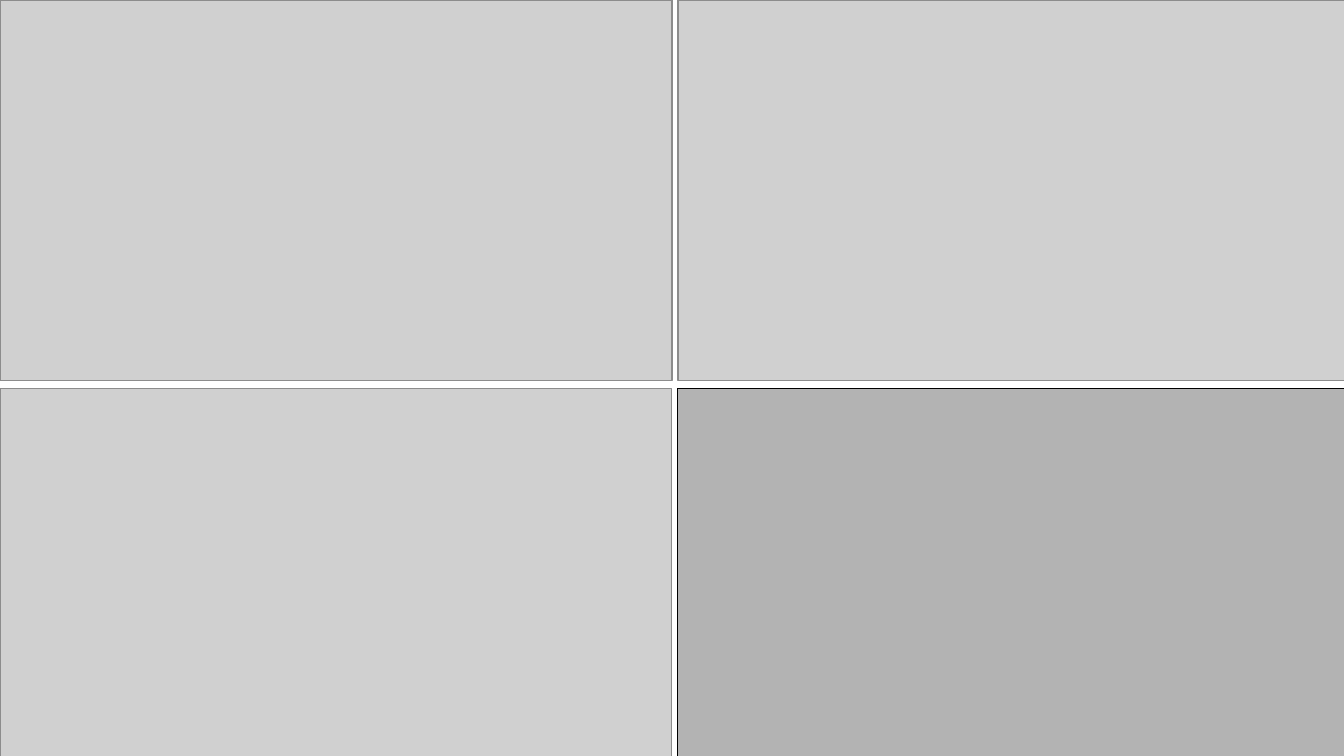
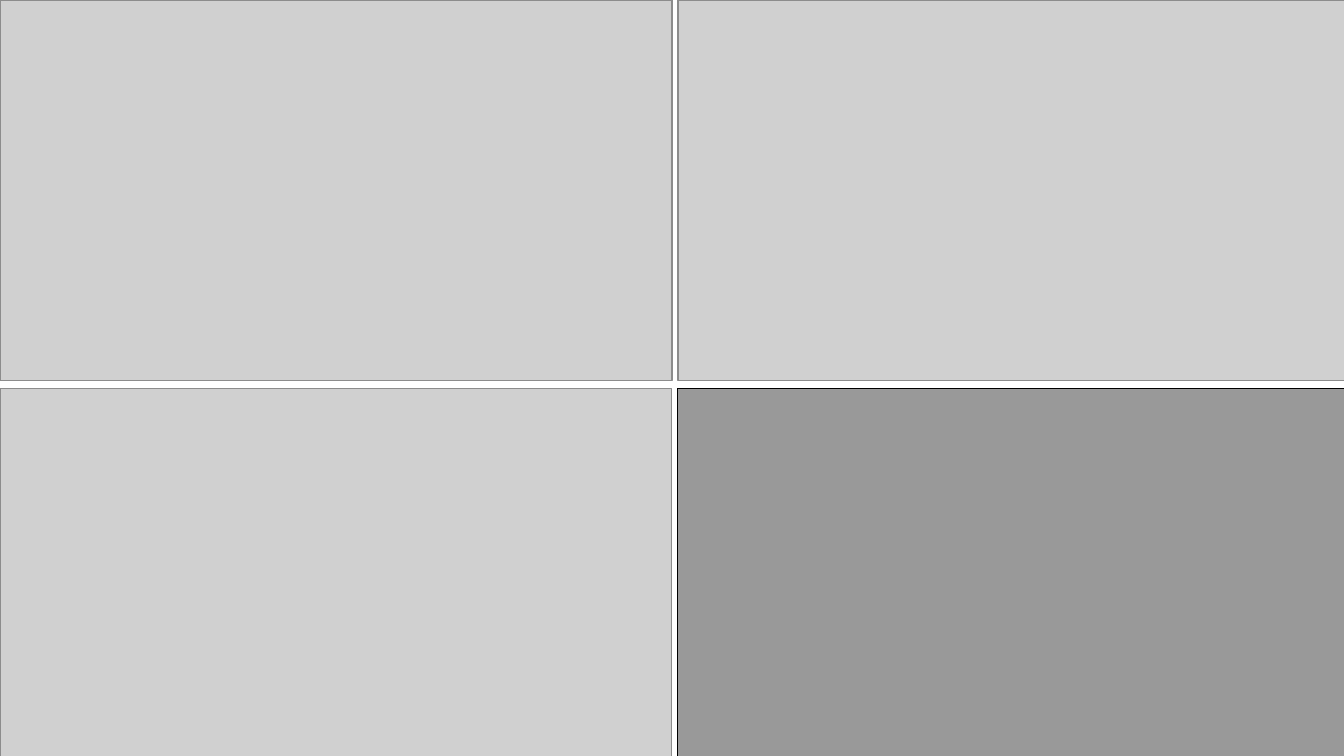
Before and after one commit to bryanesmith/panc-lightning-talk, a slide deck: slide 8 of pancreapedia-mlib-lightning.2012-07.odp. Drawn at 1344x756 pixels with LibreOffice and Linux fonts; fonts in the diff are those of the drawing; grey boxes stand for pictures; background and template pictures are left out. Boxes give left, top, right and bottom in pixels: in the first picture for what was removed or moved away, otherwise in the second. Text is boxed around its words. In the diff, an @@ line names an element or a change of style, - is before the commit and + after.

```diff
--- a/pancreapedia-mlib-lightning.2012-07.odp
+++ b/pancreapedia-mlib-lightning.2012-07.odp
@@ rectangle at [677, 388, 1344, 756]: fill #B3B3B3 to #999999 @@
```
Also in this commit, not shown: 1 other slide changed.
